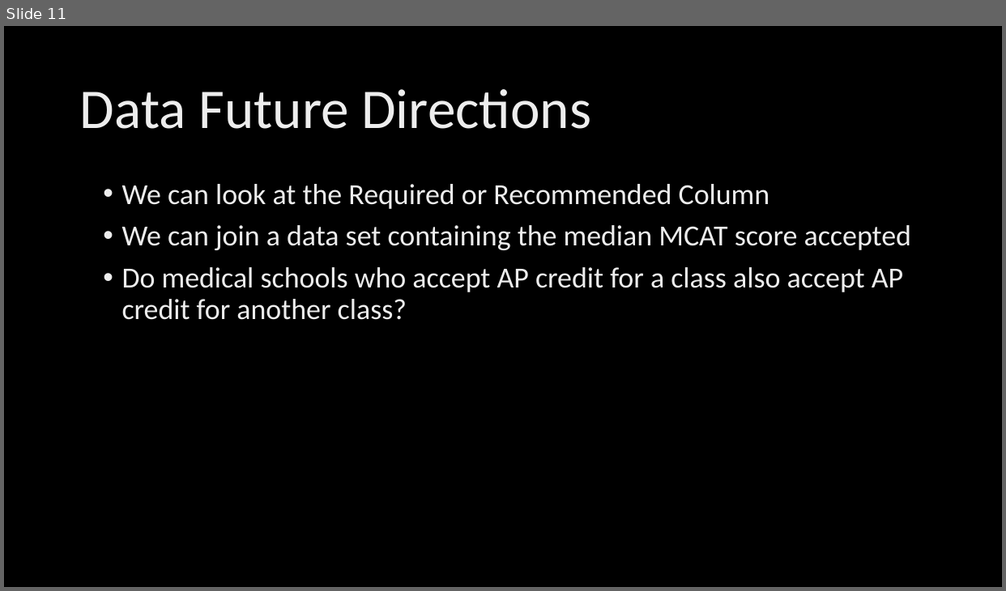
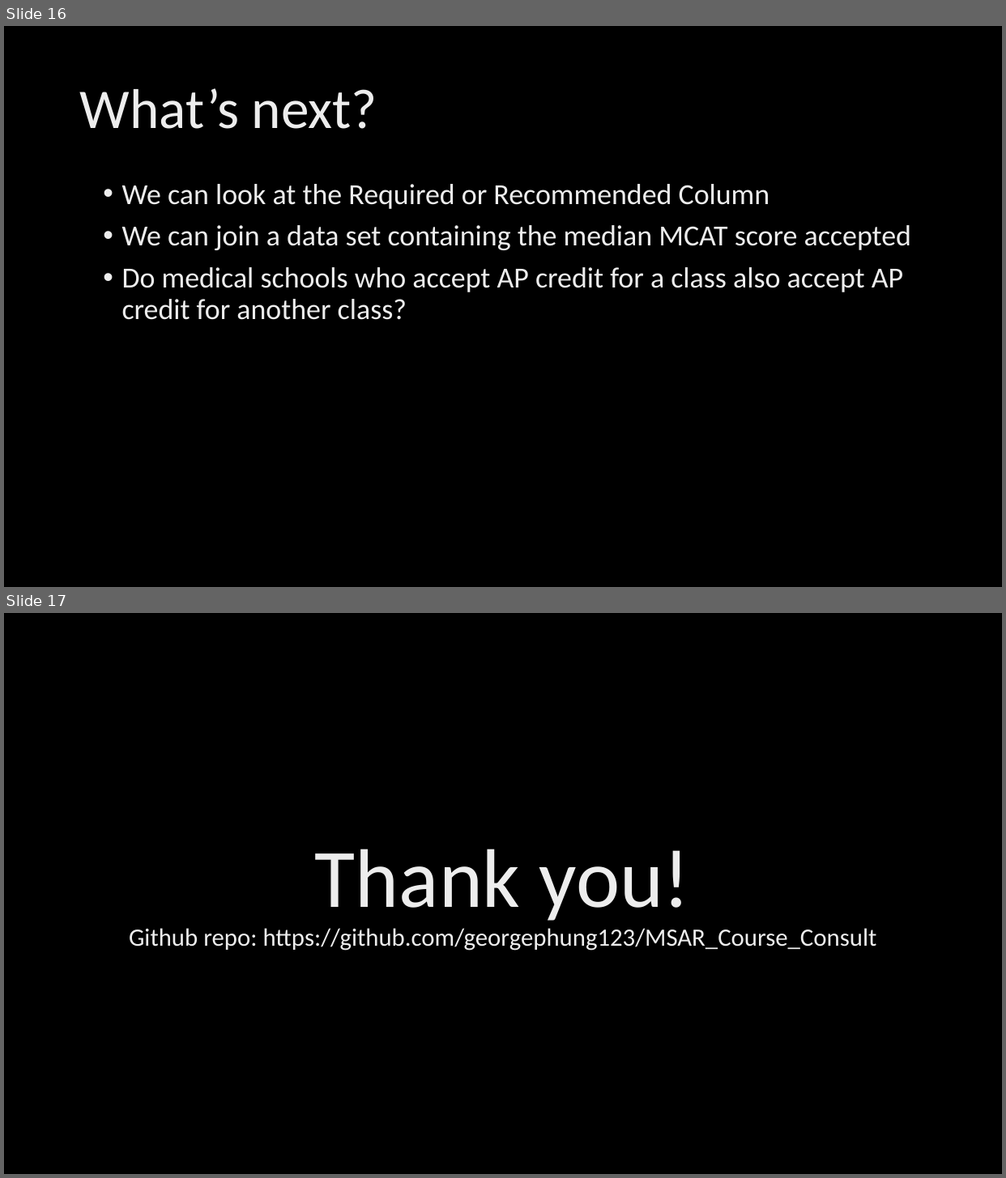
Before and after one commit to georgephung123/MSAR_Course_Consult, a slide deck: MSAR_Findings.pptx. Shown one above the other, each under a label of ours: slide 11 before the commit, slides 16 and 17 after it. The pictures are 1006x591 and 1006x1178 pixels, drawn with LibreOffice and Linux fonts; fonts in the diff are those of the drawing; background and template pictures are left out. Boxes give left, top, right and bottom in pixels: in the first picture for what was removed or moved away, otherwise in the second. Text is boxed around its words. In the diff, an @@ line names an element or a change of style, - is before the commit and + after.

```diff
--- a/MSAR_Findings.pptx
+++ b/MSAR_Findings.pptx
@@ slide 17 added at (x1=4, y1=613, x2=1002, y2=1174), background picture (left out) @@
@@ title added at (x1=129, y1=849, x2=877, y2=951), 24 pt, text gradient #BFBFBF to #EDEDED to #FFFFFF @@
+Thank you!
+Github repo: https://github.com/georgephung123/MSAR_Course_Consult
@@ what was slide 11 is now slide 16 @@
@@ slide 16 changed as well @@
@@ title at (x1=80, y1=88, x2=377, y2=129): text changed @@
-Data Future Directions
+What’s next?
```
Also in this commit, not shown: 7 other slides changed, 7 other slides added, 3 slides removed, 1 other file.
